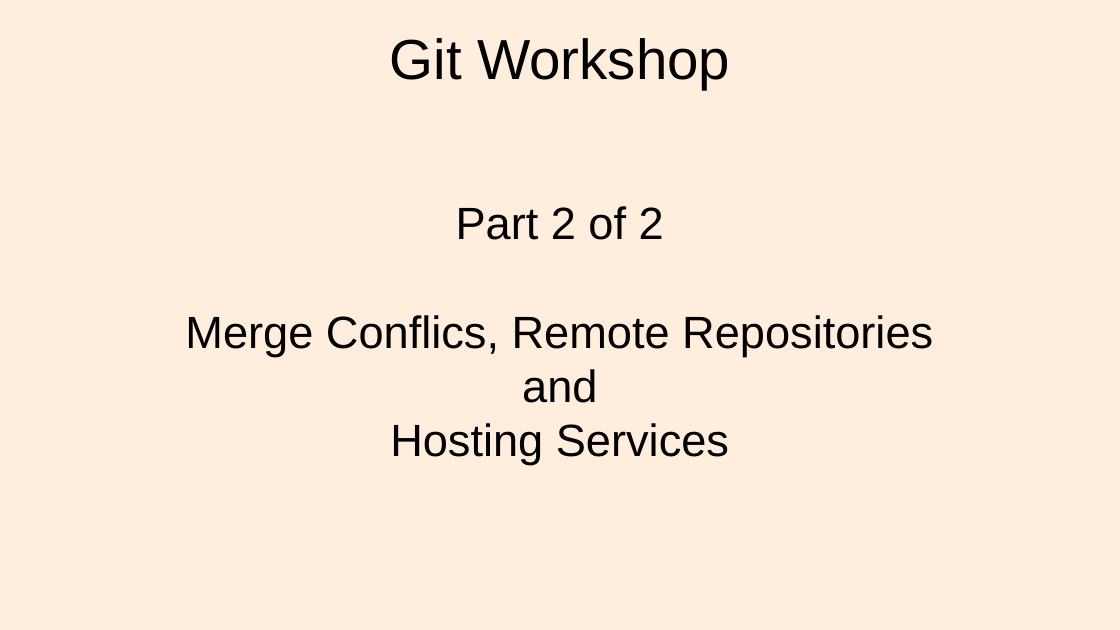
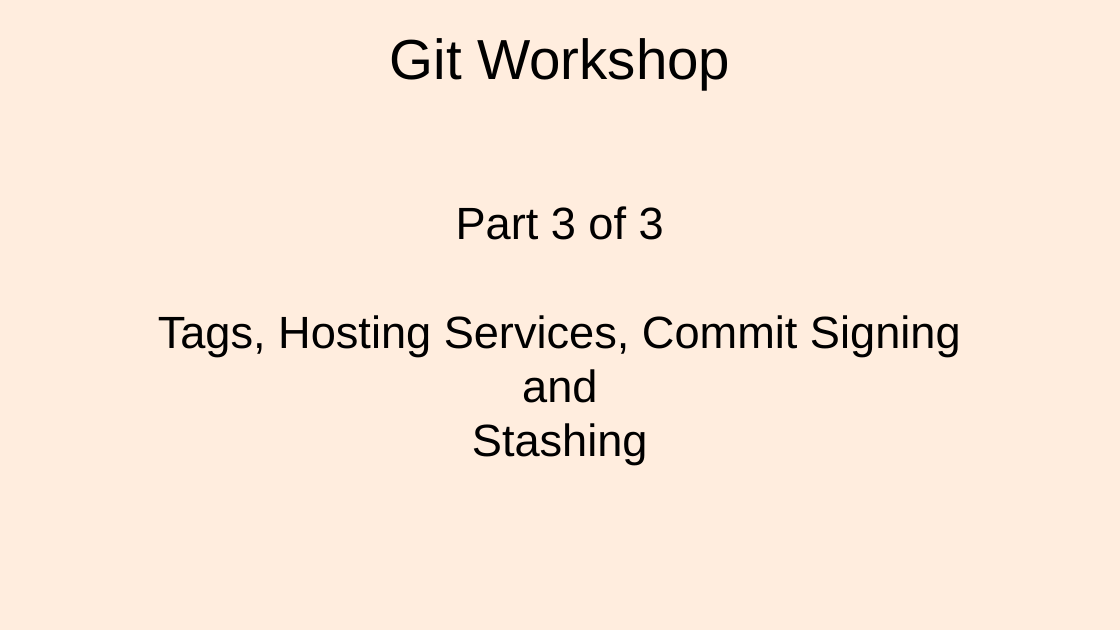
Before and after one commit to lacounty-isab/workshops, a slide deck: slide 1 of git/GitWorkshop3.odp. Drawn at 1120x630 pixels with LibreOffice and Linux fonts; fonts in the diff are those of the drawing. Boxes give left, top, right and bottom in pixels: in the first picture for what was removed or moved away, otherwise in the second. Text is boxed around its words. In the diff, an @@ line names an element or a change of style, - is before the commit and + after.

Commit message:
Finished Part 2.

```diff
--- a/git/GitWorkshop3.odp
+++ b/git/GitWorkshop3.odp
@@ subtitle at [158,206,961,356]: text changed @@
-Part 2 of 2
-Merge Conflics, Remote Repositories
+Part 3 of 3
+Tags, Hosting Services, Commit Signing
@@ subtitle at [472,423,648,465]: text changed @@
-Hosting Services
+Stashing
```
Also in this commit, not shown: 1 other slide changed, 7 other files.
